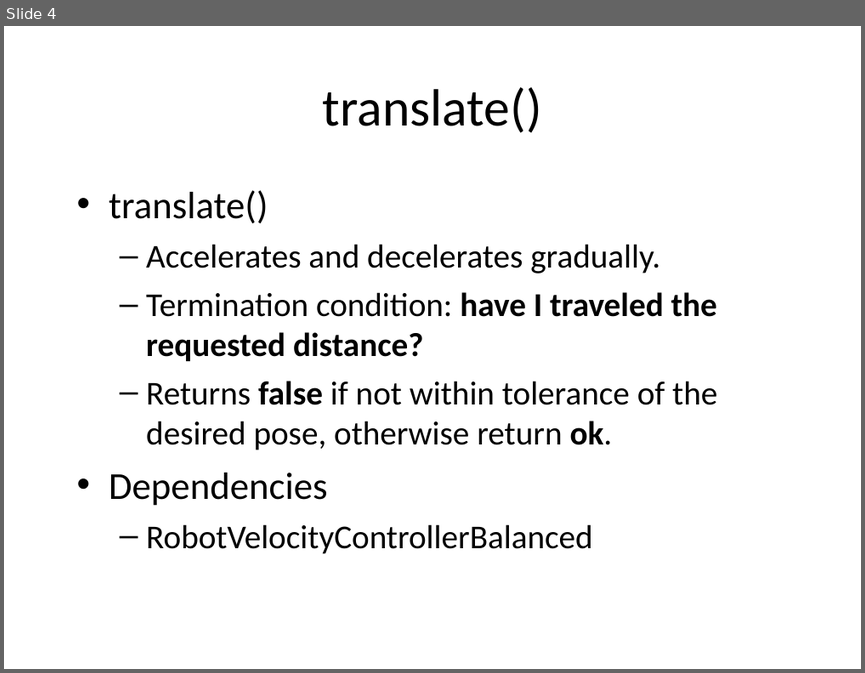
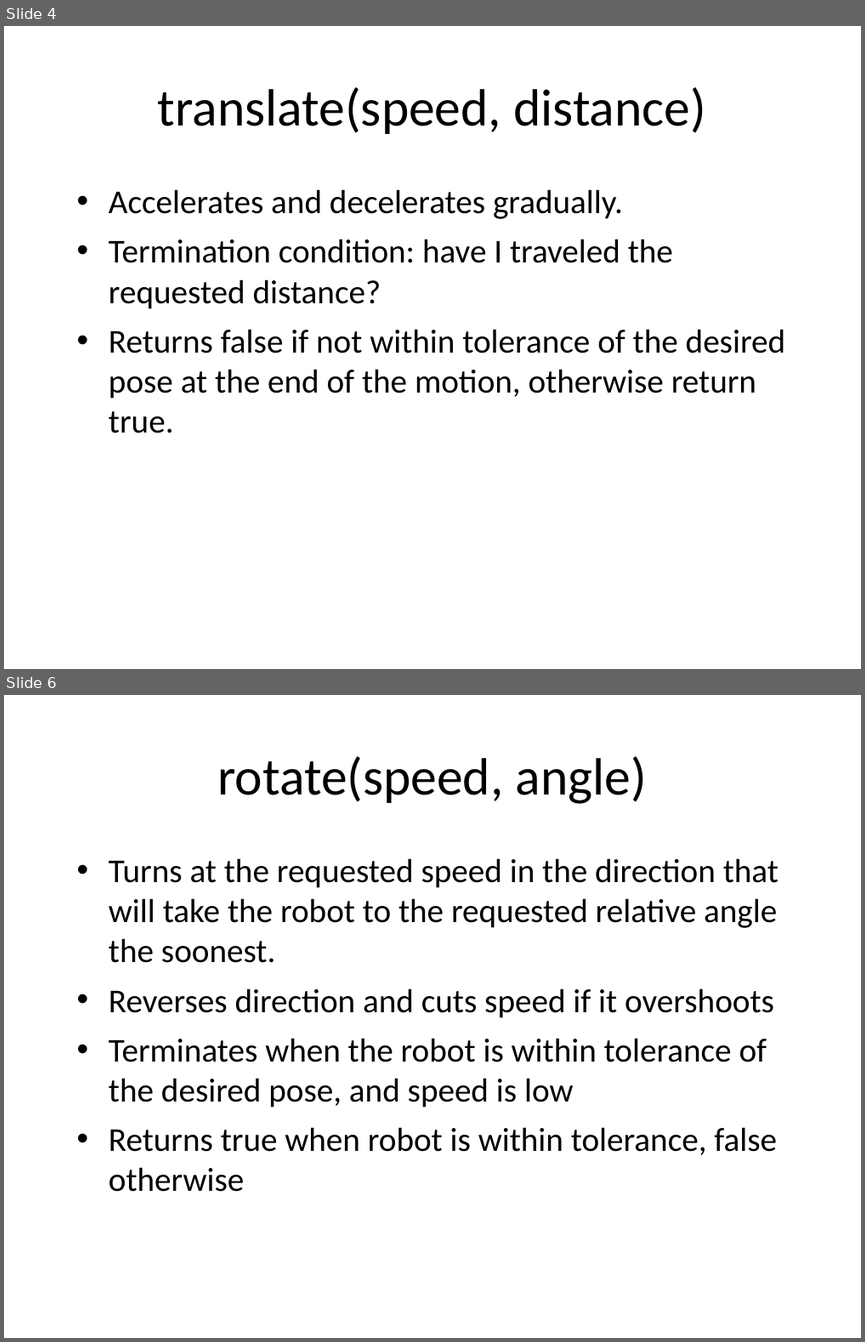
Before and after one commit to nforrester/6.141_labs, a slide deck: Other/RSS Lab 2 Presentation.ppt. Shown one above the other, each under a label of ours: slide 4 before the commit, slides 4 and 6 after it; the slides between them are not shown. The pictures are 865x673 and 865x1342 pixels, drawn with LibreOffice and Linux fonts; fonts in the diff are those of the drawing. Boxes give left, top, right and bottom in pixels: in the first picture for what was removed or moved away, otherwise in the second. Text is boxed around its words. In the diff, an @@ line names an element or a change of style, - is before the commit and + after.

```diff
--- a/Other/RSS Lab 2 Presentation.ppt
+++ b/Other/RSS Lab 2 Presentation.ppt
@@ slide 6 added at (4, 695, 861, 1338), background #FFFFFF @@
@@ text added at (217, 756, 647, 804), 44 pt, text #000000 @@
+rotate(speed, angle)
@@ text added at (109, 858, 778, 1191), 28 pt, text #000000 @@
+• Turns at the requested speed in the direction that will take the robot to the requested relative angle the soonest.
+• Reverses direction and cuts speed if it overshoots
+• Terminates when the robot is within tolerance of the desired pose, and speed is low
+• Returns true when robot is within tolerance, false otherwise
@@ slide 4 changed as well @@
@@ text at (158, 87, 706, 134): text changed @@
-translate()
+translate(speed, distance)
@@ text at (109, 190, 268, 223): paragraph removed @@
-• translate()
@@ text at (109, 189, 673, 309): bold off in "have I traveled the requested distance?"; bullet – to •; list level 2 to 1 in "Accelerates and decelerates gradually."; list level 2 to 1 in "Termination condition: have I traveled ..." @@
@@ text at (109, 329, 786, 433): text changed @@
-  – Returns false if not within tolerance of the desired pose, otherwise return ok.
-• Dependencies
-  – RobotVelocityControllerBalanced
+• Returns false if not within tolerance of the desired pose at the end of the motion, otherwise return true.
```
Also in this commit, not shown: 2 other slides changed, 5 other slides added, 3 slides removed.
